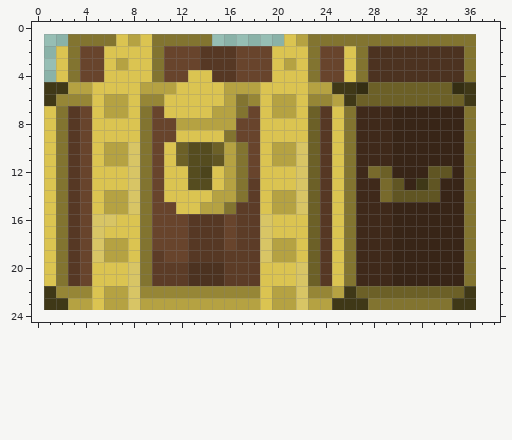
File history of a pixel-art sprite, Iris/Content/treasureClosed.png. The picture above is the old version.
The file is 36x23 pixels. Colours within 5 levels of each other are drawn and written as one. The old version is drawn lined up with the new one, on the new canvas.
New version:
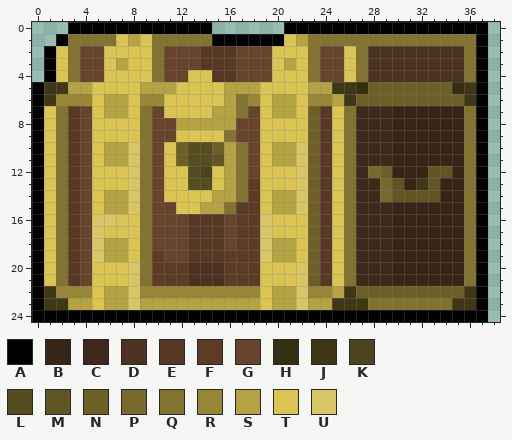
Palette (. is transparent): A #000000  B #382517  C #3f291a  D #4c3220  E #563824  F #5c3c27  G #68442c  H #342e13  J #3f3817  K #4c441c  L #554c1f  M #605523  N #6c6027  P #786a2c  Q #827430  R #968636  S #b5a242  T #dbc451  U #d8c565
The edit:
canvas 36x23 -> 39x25, the old top-left corner now at 1,1
y 0: x 3..14 ............ -> AAAAAAAAAAAA; x 21..37 ................. -> AAAAAAAAAAAAAAAAA
y 1: x 2 . -> A; x 15..20 ...... -> AAAAAA; x 37 . -> A
y 2..4: x 1 . -> A; x 37 . -> A
y 5..23: x 0 . -> A; x 37 . -> A
y 24: x 0..37 ...................................... -> AAAAAAAAAAAAAAAAAAAAAAAAAAAAAAAAAAAAAA
Where, in picture pixels (left, top, right, bottom), the same in both pictures:
added: (32, 22, 488, 322)
